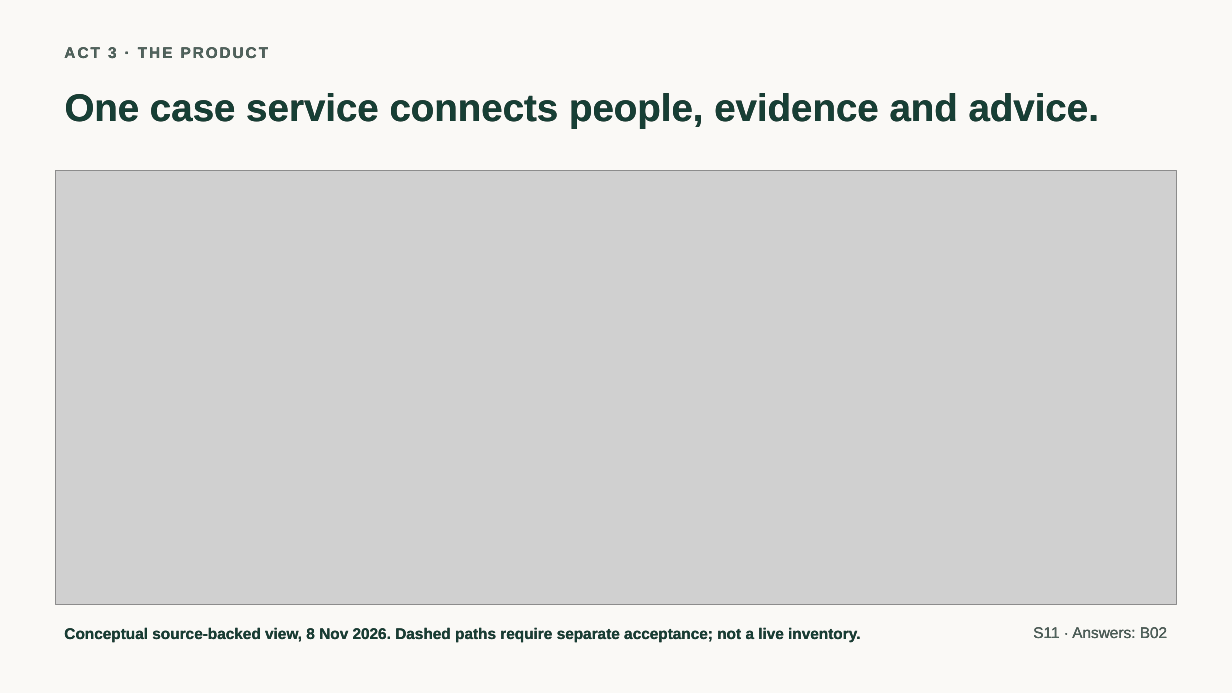
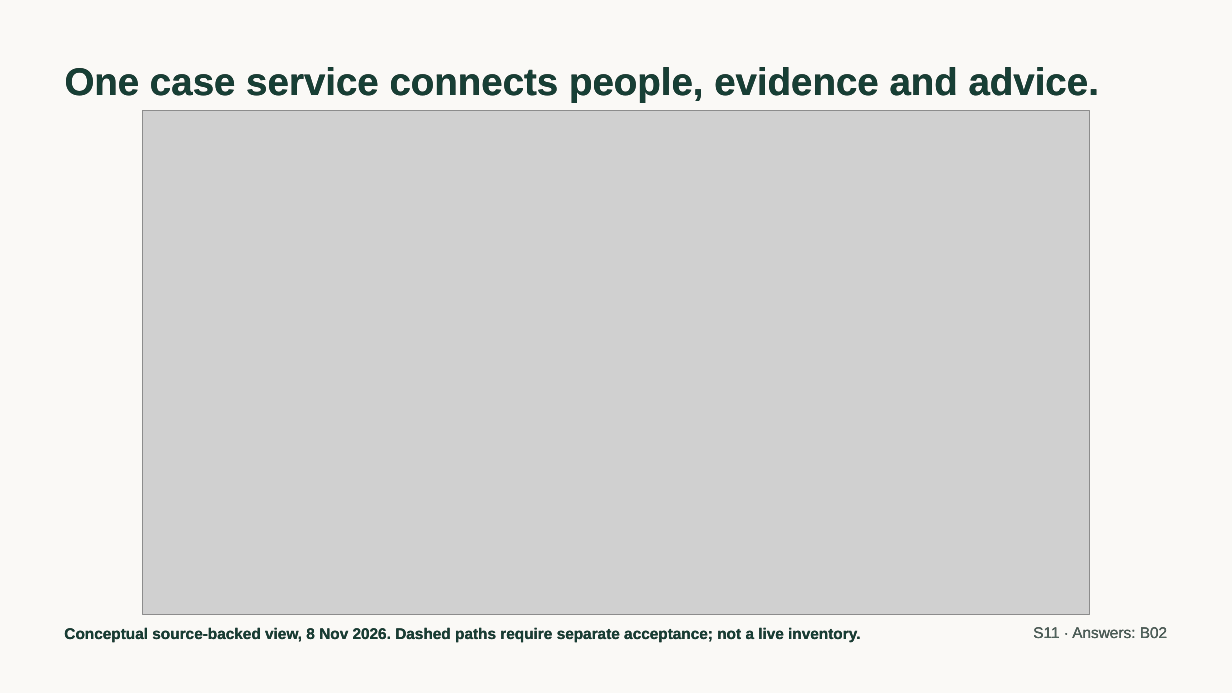
Before and after one commit to jmservera/ama, a slide deck: slide 12 of docs/capstone/deck/zava-forward-cowork-v2-draft.pptx. Drawn at 1232x693 pixels with LibreOffice and Linux fonts; fonts in the diff are those of the drawing; grey boxes stand for pictures. Boxes give left, top, right and bottom in pixels: in the first picture for what was removed or moved away, otherwise in the second. Text is boxed around its words. In the diff, an @@ line names an element or a change of style, - is before the commit and + after.

```diff
--- a/docs/capstone/deck/zava-forward-cowork-v2-draft.pptx
+++ b/docs/capstone/deck/zava-forward-cowork-v2-draft.pptx
@@ text "One case service connects people, ...": place and size @@
-text "One case service connects people, ..." at box(65, 93, 1099, 129)
+text "One case service connects people, ..." at box(65, 67, 1099, 102)
@@ text removed at box(64, 47, 269, 59) @@
-ACT 3 · THE PRODUCT
@@ picture: place and size @@
-picture at box(55, 170, 1177, 604)
+picture at box(142, 111, 1091, 615)
```
Also in this commit, not shown: 28 other slides changed, 1 slide added, 47 other files.
